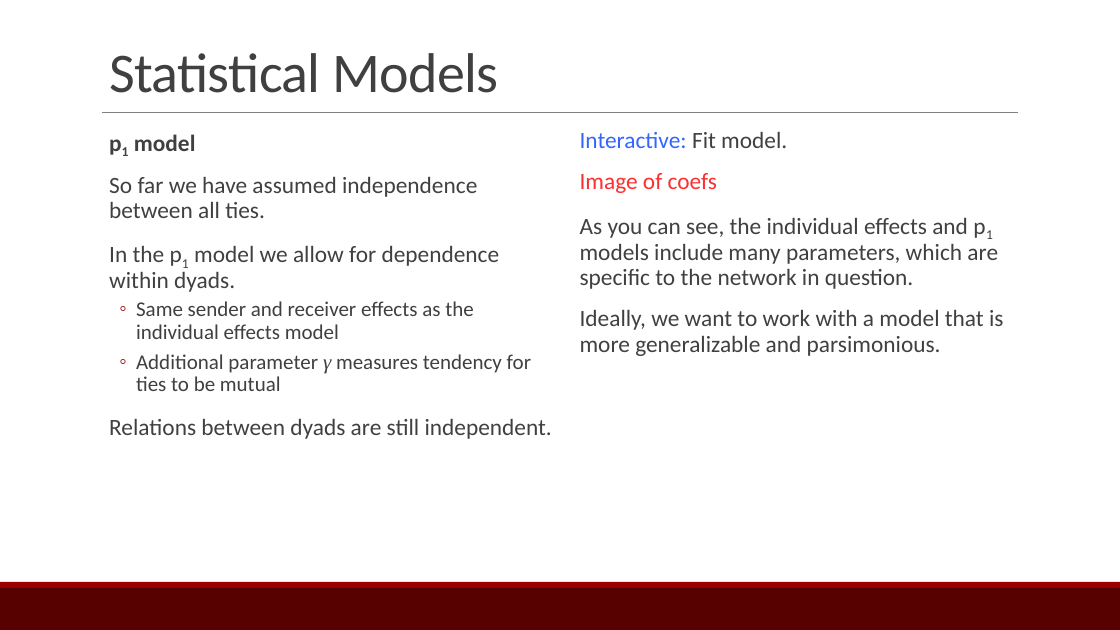
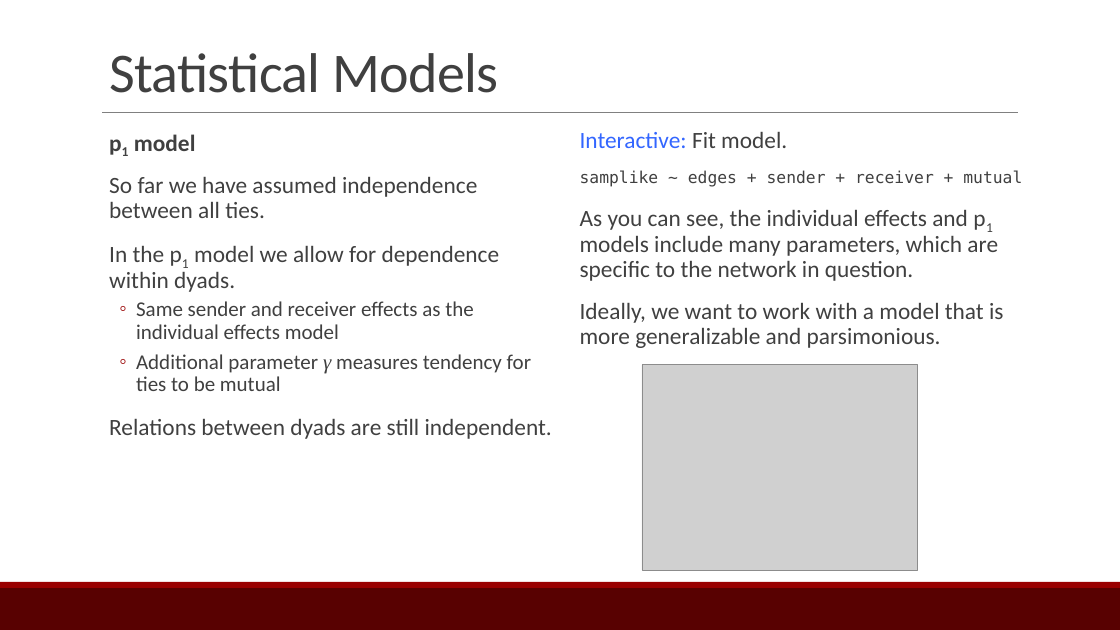
Before and after one commit to ebey/sunbelt2015, a slide deck: slide 28 of statnetWeb_slides.pptx. Drawn at 1120x630 pixels with LibreOffice and Linux fonts; fonts in the diff are those of the drawing; grey boxes stand for pictures. Boxes give left, top, right and bottom in pixels: in the first picture for what was removed or moved away, otherwise in the second. Text is boxed around its words. In the diff, an @@ line names an element or a change of style, - is before the commit and + after.

```diff
--- a/statnetWeb_slides.pptx
+++ b/statnetWeb_slides.pptx
@@ text at [580,170,1022,187]: text changed; size 20 to 14 pt; font Calibri to DejaVu Sans Mono; text colour #FD2F2F to #404040 @@
-  Image of coefs
+  samplike ~ edges + sender + receiver + mutual
@@ picture added at [642,365,918,570] @@
```
Also in this commit, not shown: 2 other slides changed, 3 other files.
